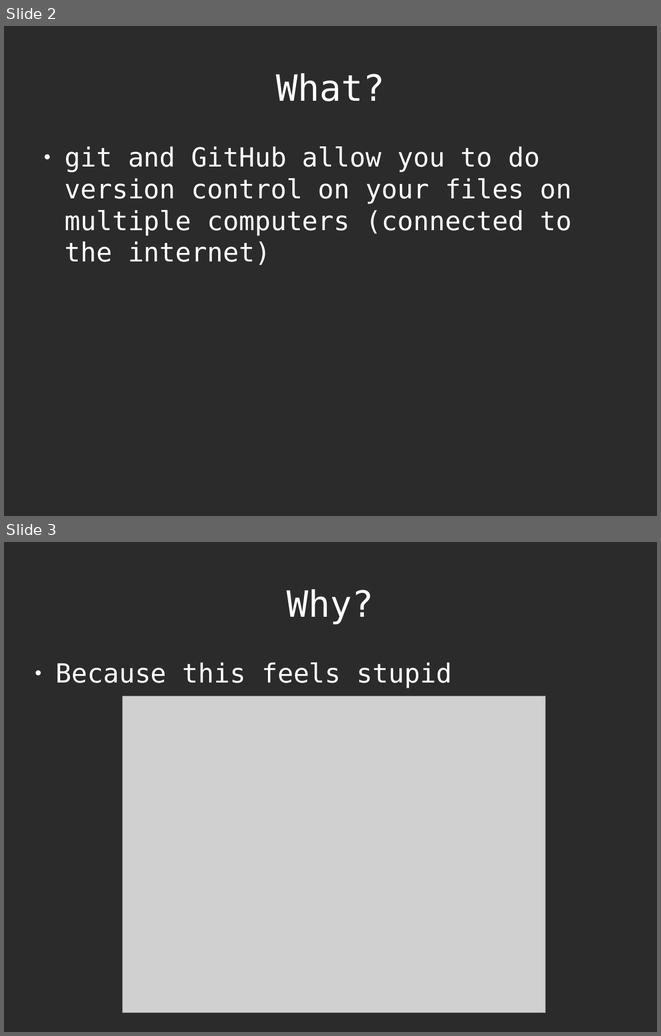
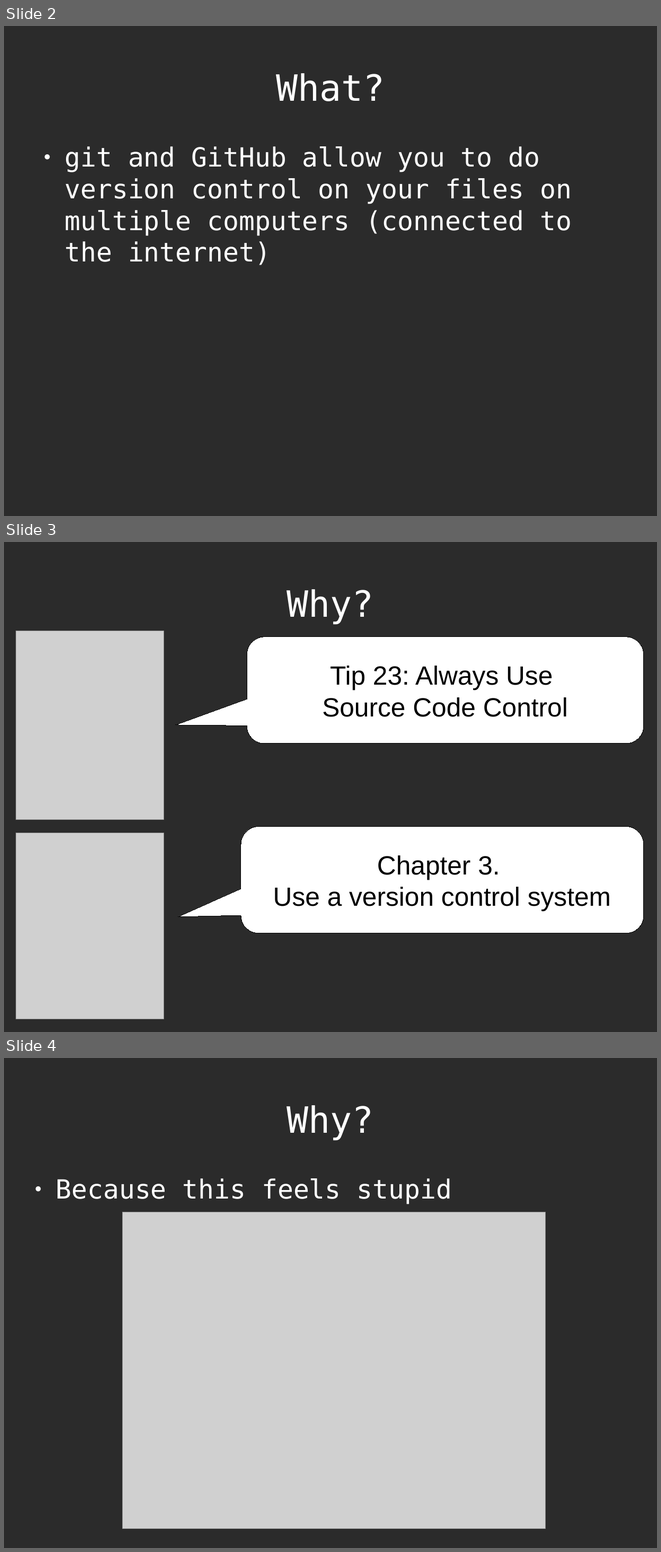
Before and after one commit to richelbilderbeek/CppPresentations, a slide deck: Git/Git.odp. Shown one above the other, each under a label of ours: slides 2 and 3 before the commit, slides 2, 3 and 4 after it. The pictures are 661x1036 and 661x1552 pixels, drawn with LibreOffice and Linux fonts; fonts in the diff are those of the drawing; grey boxes stand for pictures; background and template pictures are left out; a plain dark background stands for a picture behind light text. Boxes give left, top, right and bottom in pixels: in the first picture for what was removed or moved away, otherwise in the second. Text is boxed around its words. In the diff, an @@ line names an element or a change of style, - is before the commit and + after.

```diff
--- a/Git/Git.odp
+++ b/Git/Git.odp
@@ slide 3 added at (x1=4, y1=542, x2=657, y2=1032), background picture (left out) @@
@@ title added at (x1=287, y1=589, x2=374, y2=624), 44 pt, text #FFFFFF @@
+Why?
@@ picture added at (x1=16, y1=631, x2=164, y2=819) @@
@@ rounded speech box added at (x1=247, y1=637, x2=644, y2=743), fill #FFFFFF, outline #000000 0 pt, 32 pt, text #000000 @@
+Tip 23: Always Use
+Source Code Control
@@ rounded speech box added at (x1=241, y1=827, x2=644, y2=933), fill #FFFFFF, outline #000000 0 pt, 32 pt, text #000000 @@
+Chapter 3.
+Use a version control system
@@ picture added at (x1=16, y1=833, x2=164, y2=1019) @@
@@ what was slide 3 is now slide 4 @@
```
Also in this commit, not shown: 1 slide removed, 37 other files.
